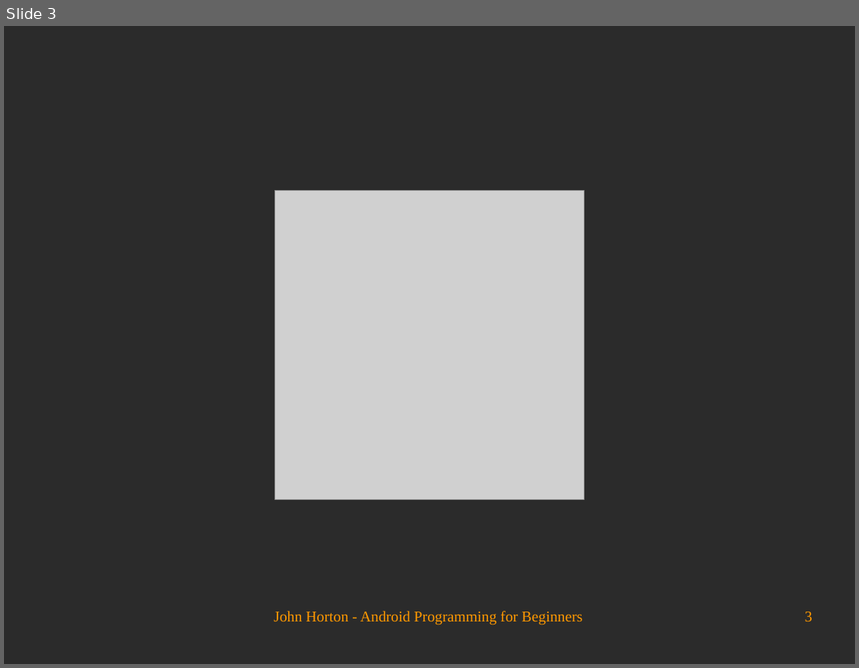
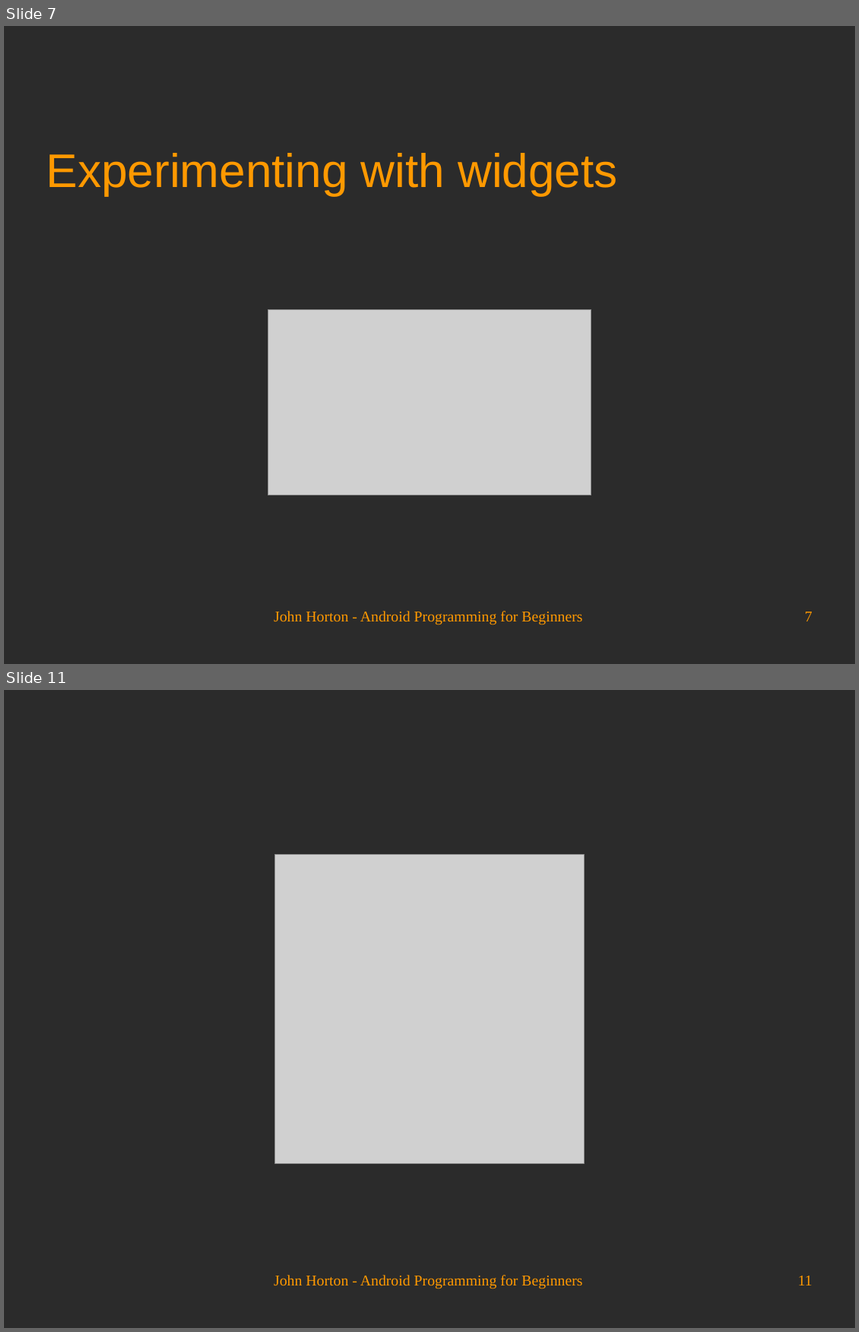
Before and after one commit to Academy-Soft-Intellect/Android-Programming-for-Beginners, a slide deck: 04_Designing_Layouts.odp. Shown one above the other, each under a label of ours: slide 3 before the commit, slides 7 and 11 after it; the slides between them are not shown. The pictures are 859x668 and 859x1332 pixels, drawn with LibreOffice and Linux fonts; fonts in the diff are those of the drawing; grey boxes stand for pictures; background and template pictures are left out; a plain dark background stands for a picture behind light text. Boxes give left, top, right and bottom in pixels: in the first picture for what was removed or moved away, otherwise in the second. Text is boxed around its words. In the diff, an @@ line names an element or a change of style, - is before the commit and + after.

```diff
--- a/04_Designing_Layouts.odp
+++ b/04_Designing_Layouts.odp
@@ slide 7 added at (x1=4, y1=26, x2=855, y2=664), background picture (left out) @@
@@ title added at (x1=47, y1=153, x2=617, y2=195), 44 pt, text #FF9900 @@
+Experimenting with widgets
@@ picture added at (x1=268, y1=309, x2=591, y2=496) @@
@@ text added at (x1=274, y1=611, x2=582, y2=626), 14 pt, text #FF9900 @@
+John Horton - Android Programming for Beginners
@@ page number added at (x1=805, y1=612, x2=813, y2=622), 14 pt, text #FF9900 @@
+7
@@ what was slide 3 is now slide 11 @@
@@ page number at (x1=798, y1=1276, x2=813, y2=1286): text changed @@
-3
+11
```
Also in this commit, not shown: 2 slides changed, 7 other slides added.
